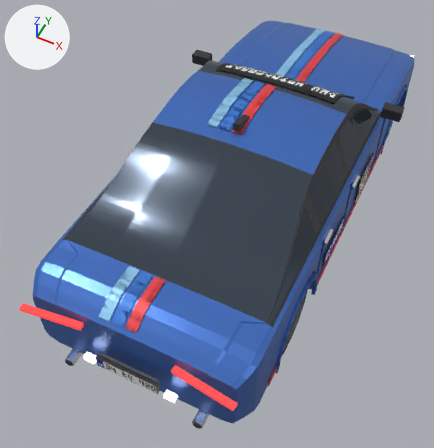
An edit to the glTF model assets/cars/bavaro/bavaro.glb, drawn before and after from the same camera.
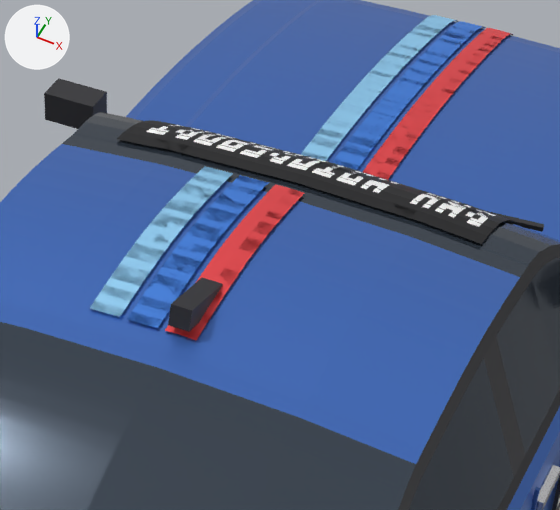
Each version is shown whole from a 50 mm lens placed at (1.54, -4.1, 4.55), pointed at (-0.15, -0.72, 0.32), then close up on the part from 41% to 83% of the width and 5% to 42% of the height. Arrows for +X, +Y and +Z are at upper left; the lights stay in place. The last two pictures show the newer version. Where no turn or scale is listed for an object, it has been applied to the vertices. Vertices at exactly the same position are counted once.

Objects in the first close-up: 'body.006', 'livery.006'.
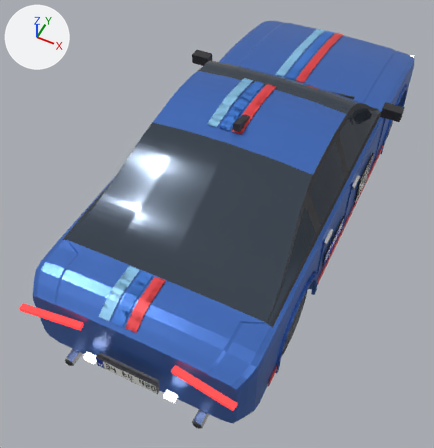
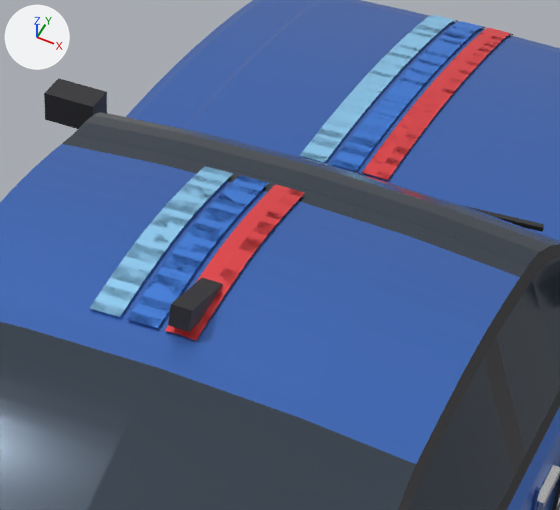
Pixel boxes [x1, y1, x2, y2] of what changed, in the close-ups (560 x 510 px):
part 1 of me_livery_011, deleted: before [117, 120, 516, 244]

The edits, one by one:
me_livery_011 is used by ob_livery_006; location (0.0, 0.0, 0.0).
me_livery_011 had 3274 vertices, 6480 faces and spanned x -0.94..0.94, y -2.38..2.2, z 0.32..1.49.
me_livery_011 now has 2680 vertices, 5296 faces and spans x -0.94..0.94, y -2.38..2.2, z 0.32..1.49.
me_livery_011 part 1: the loose piece of 594 vertices spanning x -0.57..0.57, y 0.07..0.47, z 1.23..1.45 is deleted.
me_livery_011 no longer uses material mat_bavaro_banner (picture img_bavaro_banner).
